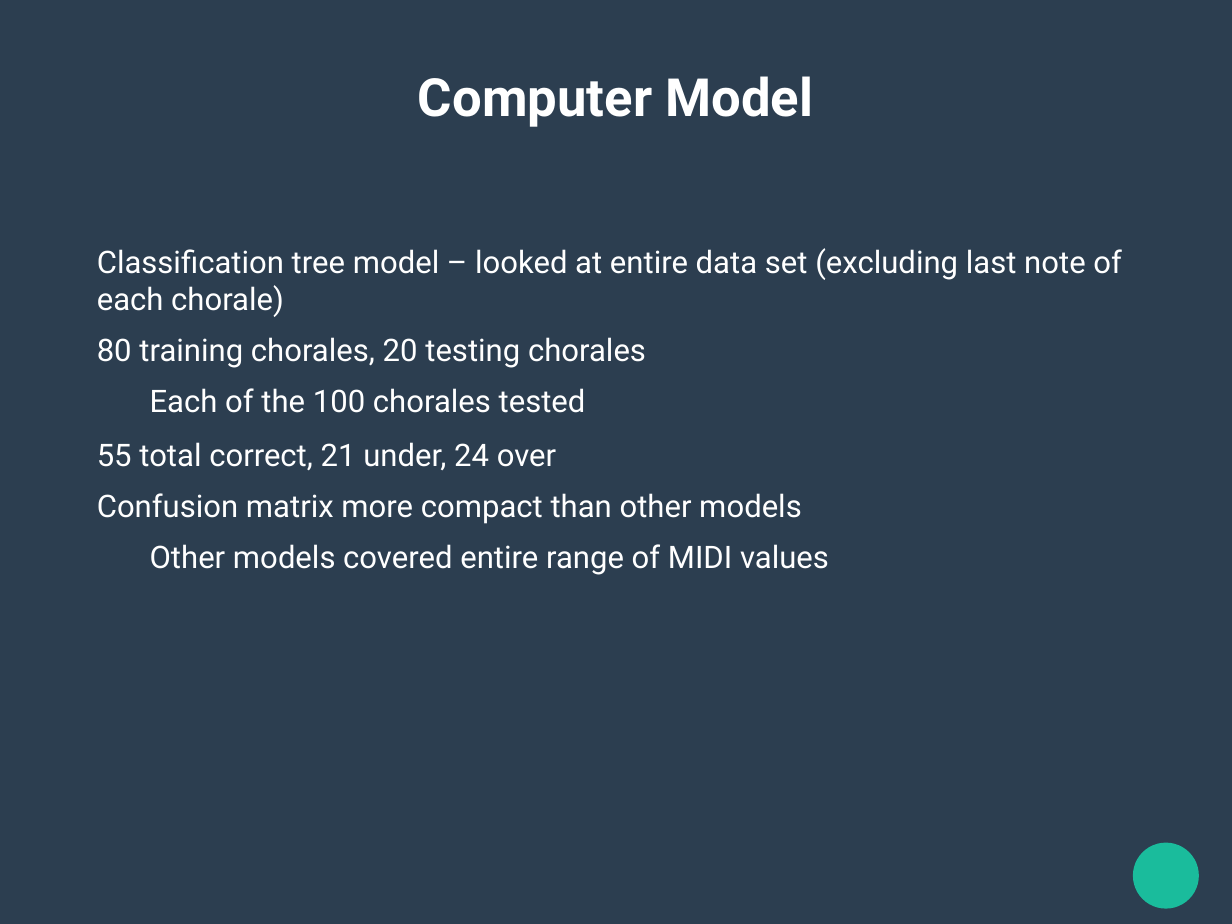
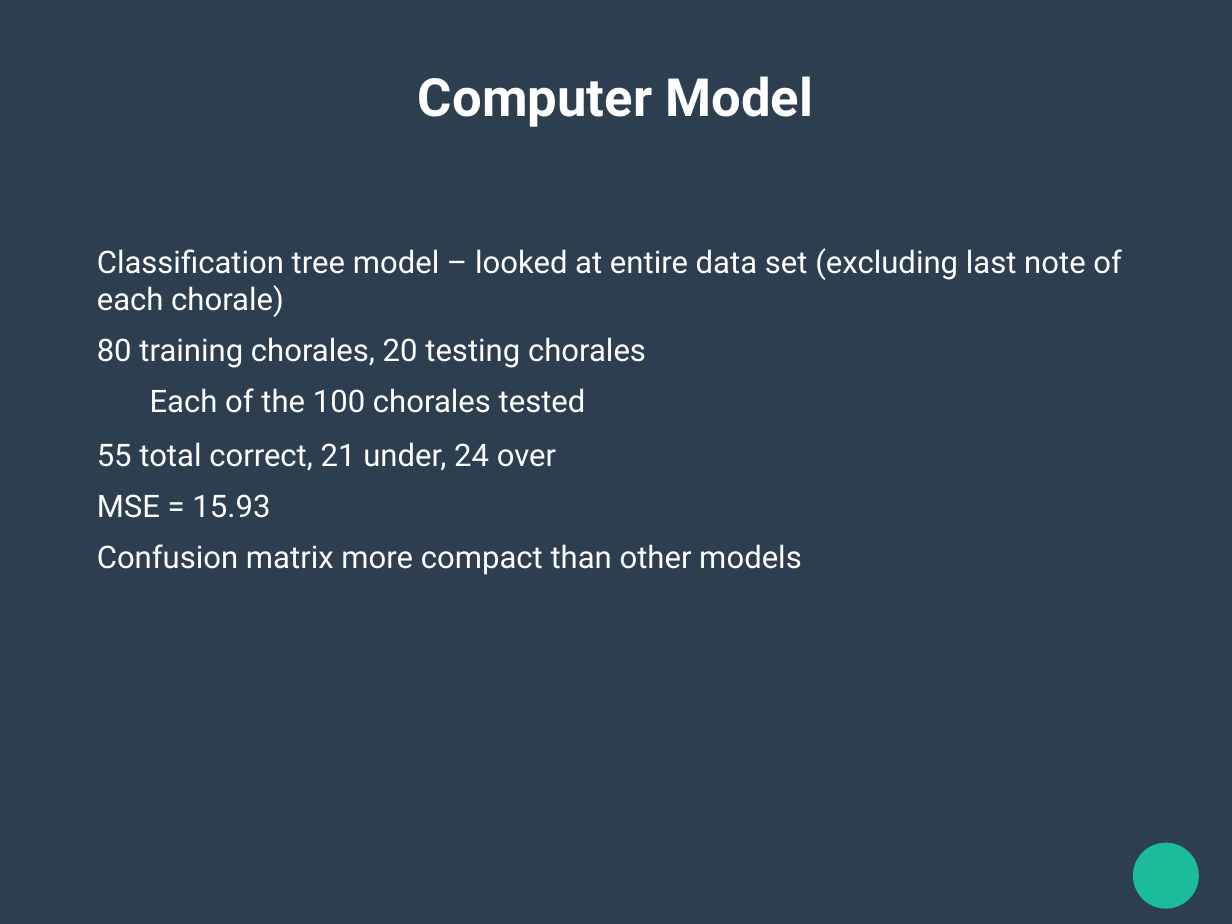
Before and after one commit to nczaban/MathJuniorIS, a slide deck: slide 4 of Presentation.odp. Drawn at 1232x924 pixels with LibreOffice and Linux fonts; fonts in the diff are those of the drawing. Boxes give left, top, right and bottom in pixels: in the first picture for what was removed or moved away, otherwise in the second. Text is boxed around its words. In the diff, an @@ line names an element or a change of style, - is before the commit and + after.

```diff
--- a/Presentation.odp
+++ b/Presentation.odp
@@ text at box(97, 494, 270, 518): paragraph added @@
+MSE = 15.93
@@ text at box(150, 544, 829, 575): paragraph removed @@
-  Other models covered entire range of MIDI values
```
Also in this commit, not shown: 3 other slides changed, 3 slides added, 1 other file.
